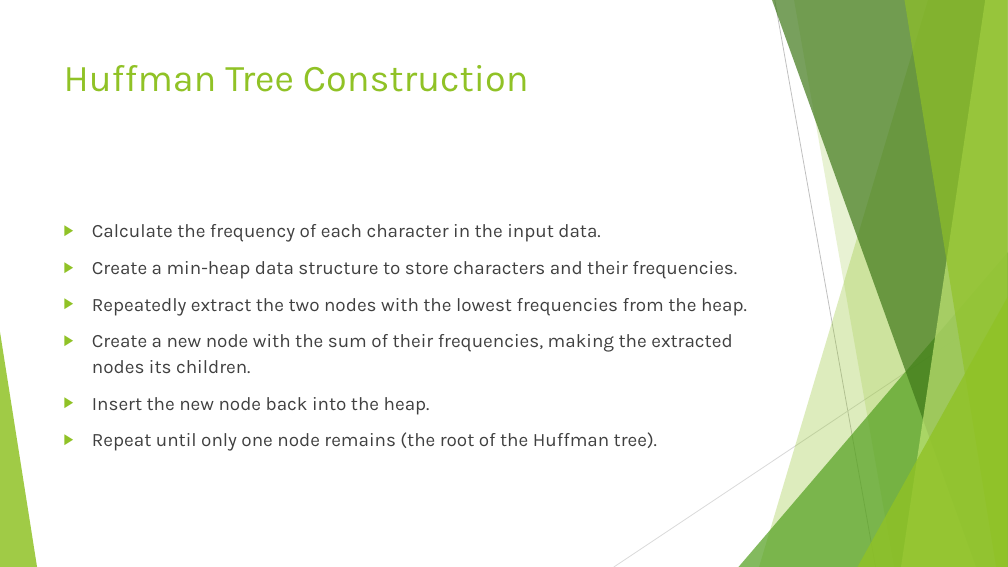
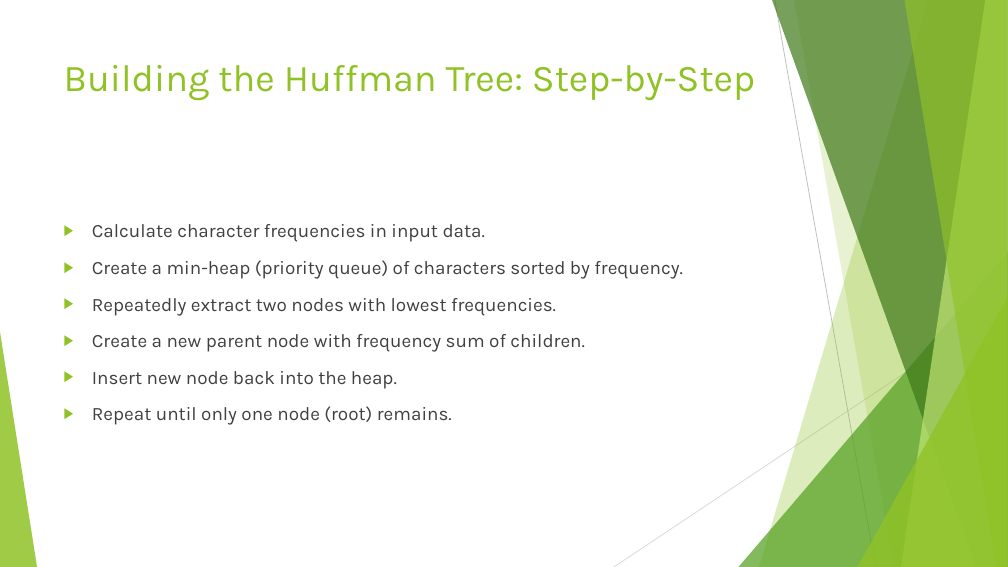
Before and after one commit to shubhamb025/Pdf_to_presentation_GenAI, a slide deck: slide 8 of output/generated_presentation.pptx. Drawn at 1008x567 pixels with LibreOffice and Linux fonts; fonts in the diff are those of the drawing. Boxes give left, top, right and bottom in pixels: in the first picture for what was removed or moved away, otherwise in the second. Text is boxed around its words. In the diff, an @@ line names an element or a change of style, - is before the commit and + after.

```diff
--- a/output/generated_presentation.pptx
+++ b/output/generated_presentation.pptx
@@ title at (x1=64, y1=65, x2=755, y2=101): text changed @@
-Huffman Tree Construction
+Building the Huffman Tree: Step-by-Step
@@ text at (x1=92, y1=224, x2=682, y2=425): text changed @@
-▶ Calculate the frequency of each character in the input data.
-▶ Create a min-heap data structure to store characters and their frequencies.
-▶ Repeatedly extract the two nodes with the lowest frequencies from the heap.
-▶ Create a new node with the sum of their frequencies, making the extracted nodes its children.
-▶ Insert the new node back into the heap.
-▶ Repeat until only one node remains (the root of the Huffman tree).
+▶ Calculate character frequencies in input data.
+▶ Create a min-heap (priority queue) of characters sorted by frequency.
+▶ Repeatedly extract two nodes with lowest frequencies.
+▶ Create a new parent node with frequency sum of children.
+▶ Insert new node back into the heap.
+▶ Repeat until only one node (root) remains.
```
Also in this commit, not shown: 10 other slides changed, 2 slides added, 9 other files.
